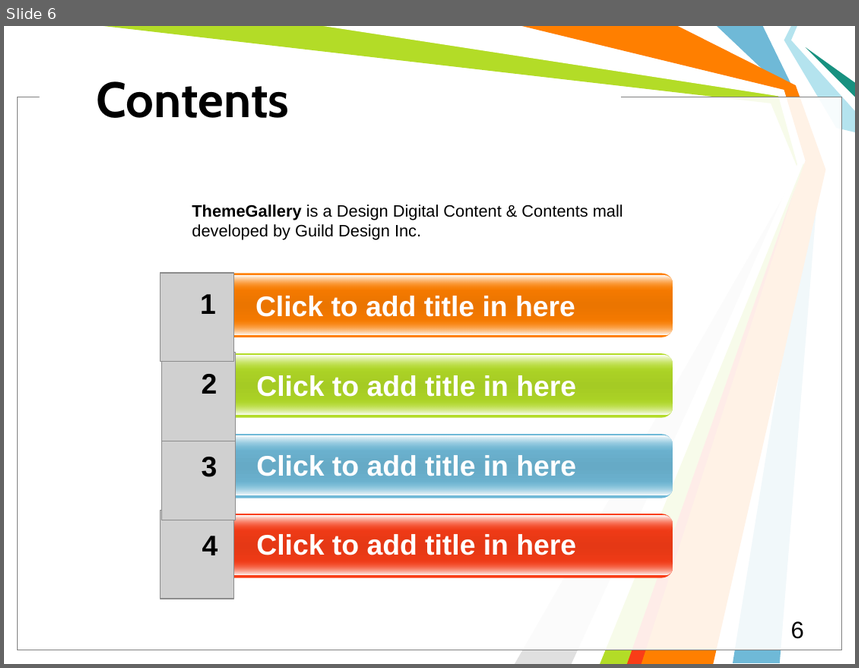
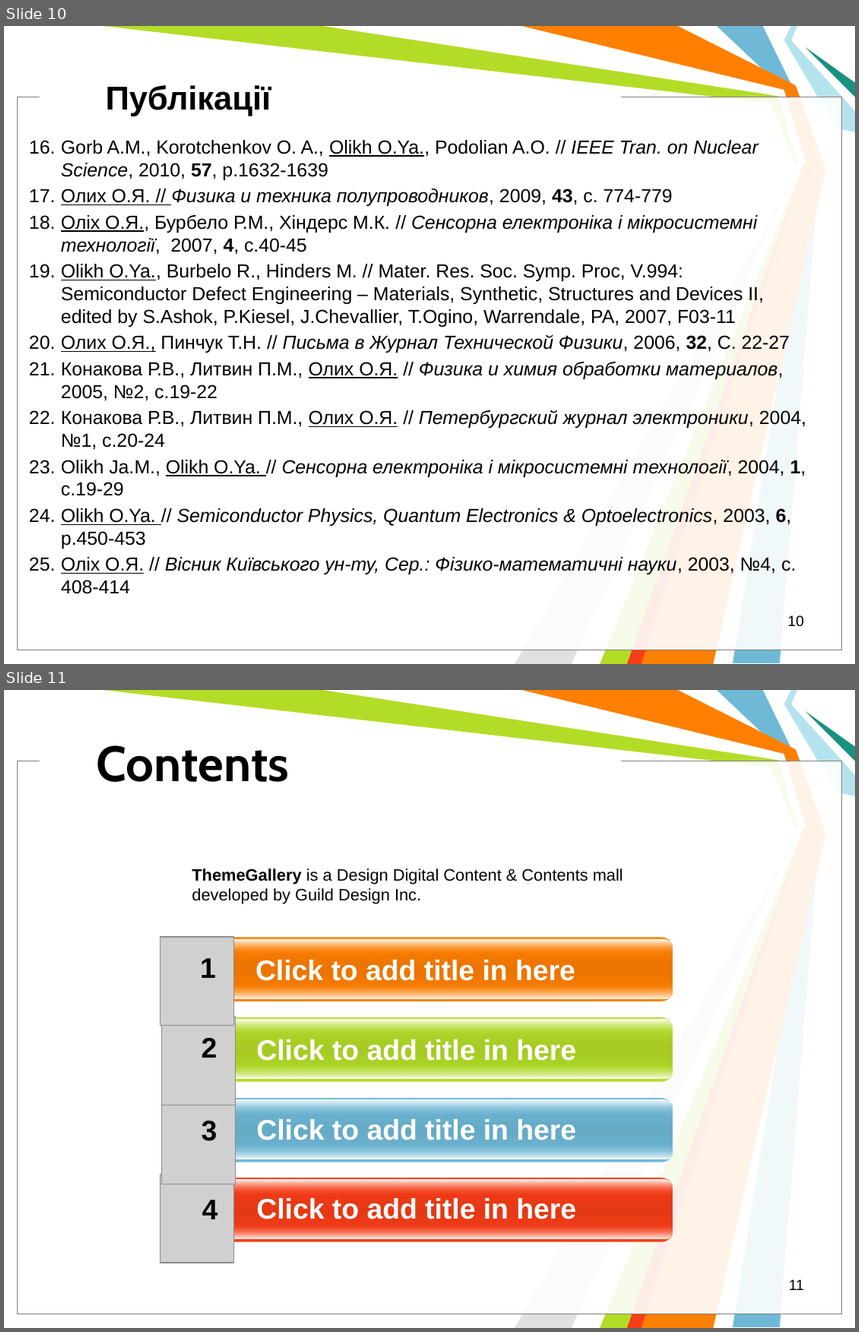
Before and after one commit to l432/Disser, a slide deck: Help/Dopovid/Olikh.ppt. Shown one above the other, each under a label of ours: slide 6 before the commit, slides 10 and 11 after it. The pictures are 859x668 and 859x1332 pixels, drawn with LibreOffice and Linux fonts; fonts in the diff are those of the drawing; grey boxes stand for pictures; background and template pictures are left out. Boxes give left, top, right and bottom in pixels: in the first picture for what was removed or moved away, otherwise in the second. Text is boxed around its words. In the diff, an @@ line names an element or a change of style, - is before the commit and + after.

```diff
--- a/Help/Dopovid/Olikh.ppt
+++ b/Help/Dopovid/Olikh.ppt
@@ slide 10 added at box(4, 26, 855, 664), background #FFFFFF; not listed: 11 template elements that a slide beside it also shows @@
@@ text added at box(106, 85, 272, 116), 28 pt, text #000000, bold @@
+Публікації
@@ text added at box(61, 140, 807, 594), 16 pt, text #000000 @@
+16. Gorb A.M., Korotchenkov O. A., Olikh O.Ya., Podolian A.O. // IEEE Tran. on Nuclear Science, 2010, 57, р.1632-1639
+17. Олих О.Я. // Физика и техника полупроводников, 2009, 43, c. 774-779
+18. Оліх О.Я., Бурбело Р.М., Хіндерс М.К. // Сенсорна електроніка і мікросистемні технології, 2007, 4, с.40-45
+19. Olikh O.Ya., Burbelo R., Hinders M. // Mater. Res. Soc. Symp. Proc, V.994: Semiconductor Defect Engineering – Materials, Synthetic, Structures and Devices II, edited by S.Ashok, P.Kiesel, J.Chevallier, T.Ogino, Warrendale, PA, 2007, F03-11
+20. Олих О.Я., Пинчук Т.Н. // Письма в Журнал Технической Физики, 2006, 32, С. 22-27
+21. Конакова Р.В., Литвин П.М., Олих О.Я. // Физика и химия обработки материалов, 2005, №2, с.19-22
+22. Конакова Р.В., Литвин П.М., Олих О.Я. // Петербургский журнал электроники, 2004, №1, с.20-24
+23. Olikh Ja.М., Olikh O.Ya. // Сенсорна електроніка і мікросистемні технології, 2004, 1, с.19-29
+24. Olikh O.Ya. // Semiconductor Physics, Quantum Electronics & Optoelectronics, 2003, 6, p.450-453
+25. Оліх О.Я. // Вісник Київського ун-ту, Сер.: Фізико-математичні науки, 2003, №4, c. 408-414
@@ page number added at box(788, 616, 804, 627), 12.5 pt, text #000000 @@
+10
@@ what was slide 6 is now slide 11 @@
@@ page number at box(789, 1280, 804, 1290): text changed; size 20 to 12.5 pt @@
-6
+11
```
Also in this commit, not shown: 11 slides changed, 6 other slides added, 2 slides removed, 9 other files.
